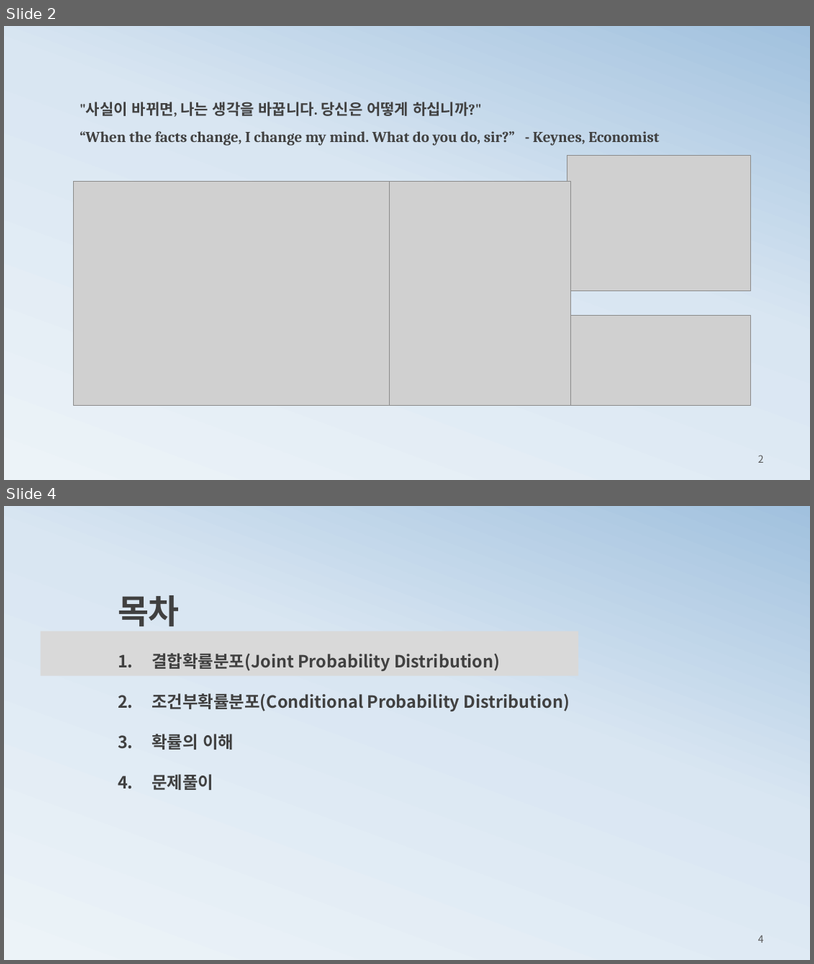
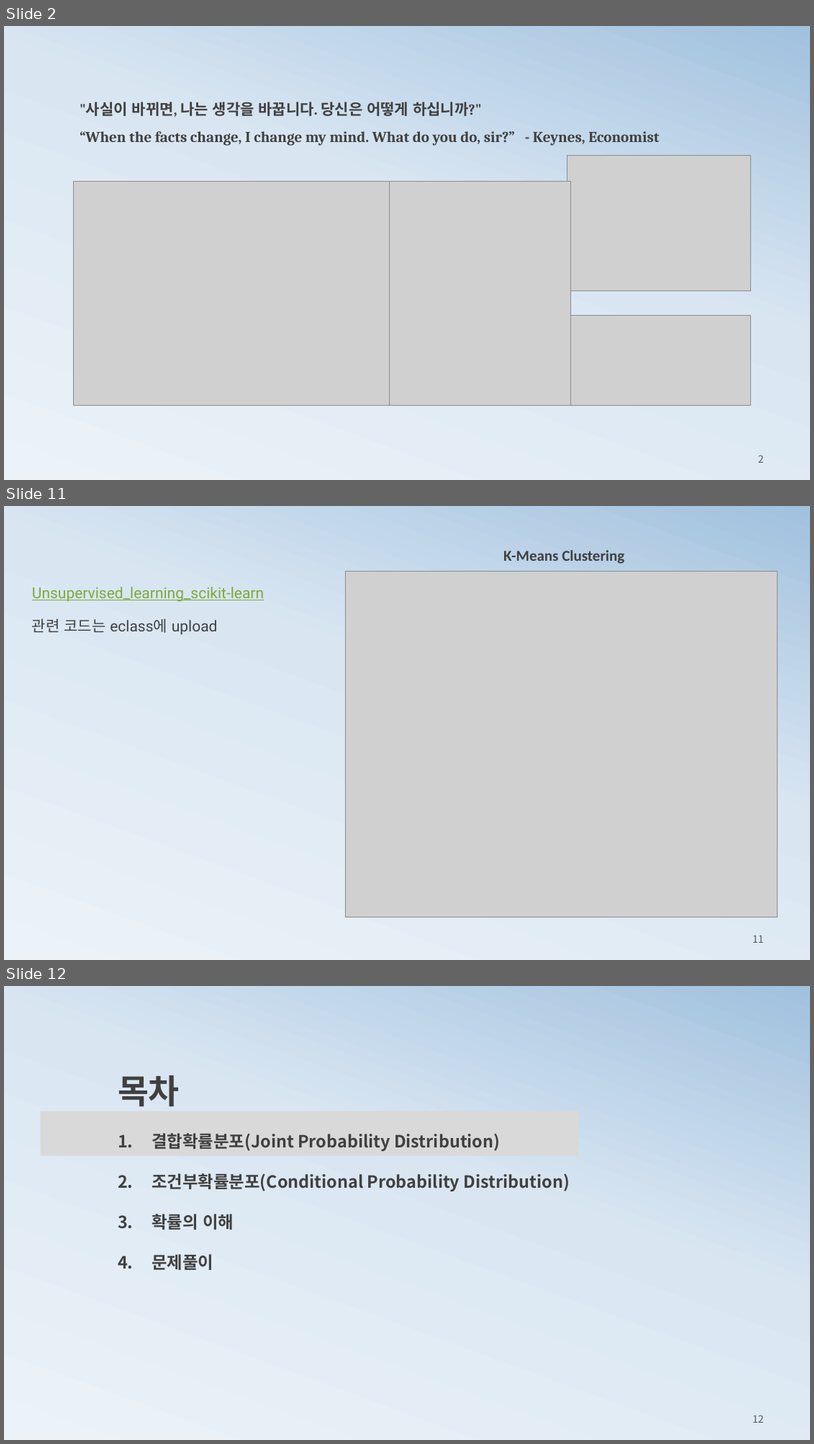
Before and after one commit to ancestor9/mathematics-for-machine-learning, a slide deck: 2_histogram2probability.pptx. Shown one above the other, each under a label of ours: slides 2 and 4 before the commit, slides 2, 11 and 12 after it; the slides between them are not shown. The pictures are 814x964 and 814x1444 pixels, drawn with LibreOffice and Linux fonts; fonts in the diff are those of the drawing; grey boxes stand for pictures. Boxes give left, top, right and bottom in pixels: in the first picture for what was removed or moved away, otherwise in the second. Text is boxed around its words. In the diff, an @@ line names an element or a change of style, - is before the commit and + after.

```diff
--- a/2_histogram2probability.pptx
+++ b/2_histogram2probability.pptx
@@ slide 11 added at (4,506,810,960), background gradient #ECF3F8 to #D9E6F2 to #A1C1DE @@
@@ text added at (504,550,625,564), 18 pt, text #404040, bold @@
+K-Means Clustering
@@ text added at (32,587,264,602), 18 pt, text #7EA939, underline @@
+Unsupervised_learning_scikit-learn
@@ picture added at (345,571,778,917) @@
@@ text added at (32,618,218,635), 18 pt, text #404040 @@
+관련 코드는 eclass에 upload
@@ page number added at (753,935,764,942), 12 pt, text #595959 @@
+11
@@ what was slide 4 is now slide 12 @@
@@ page number at (753,1414,764,1422): text changed @@
-4
+12
```
Also in this commit, not shown: 1 slide changed, 7 other slides added, 1 slide removed, 1 other file.
